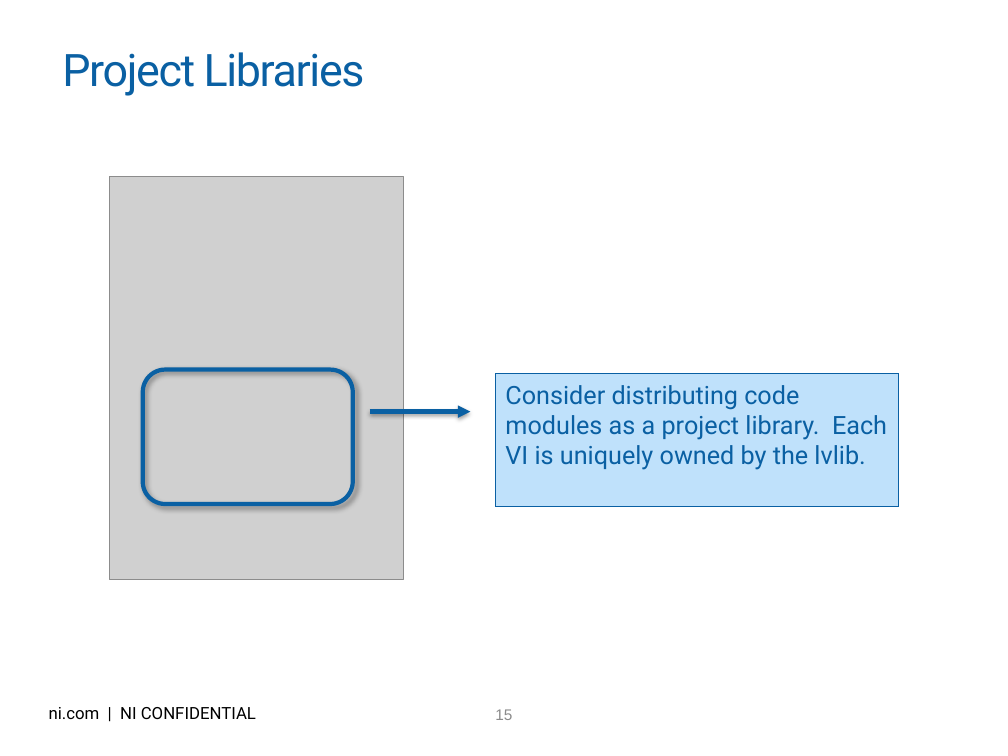
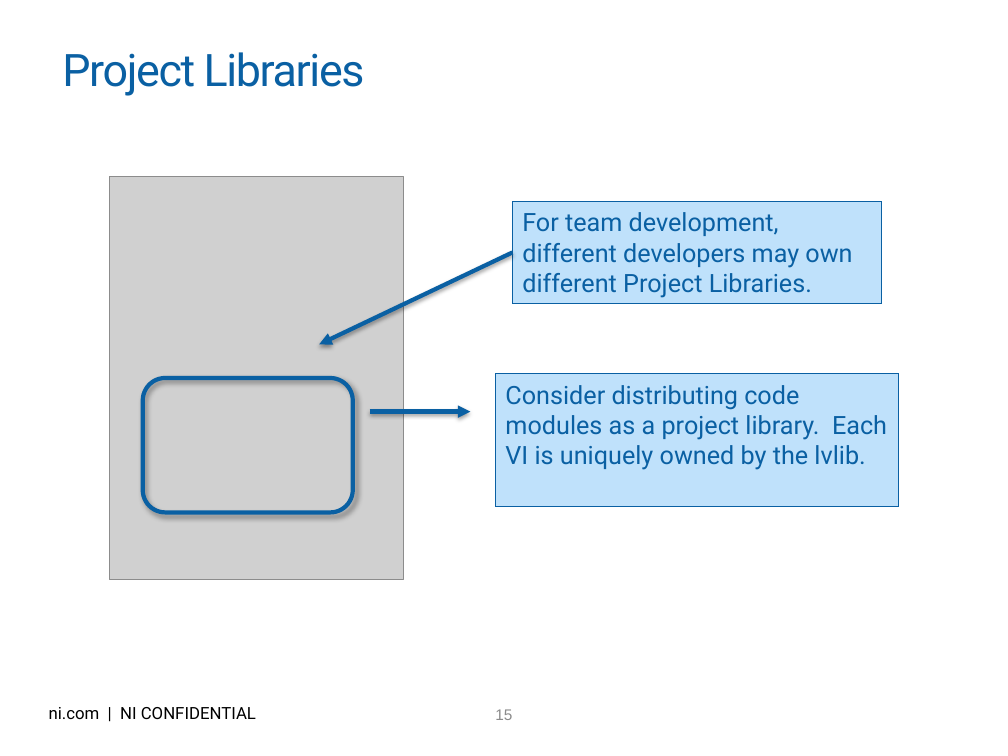
Before and after one commit to njhollenback/Presentations, a slide deck: slide 15 of LV for Advanced Apps - 10 Keys to Success.pptx. Drawn at 1008x756 pixels with LibreOffice and Linux fonts; fonts in the diff are those of the drawing; grey boxes stand for pictures; background and template pictures are left out. Boxes give left, top, right and bottom in pixels: in the first picture for what was removed or moved away, otherwise in the second. Text is boxed around its words. In the diff, an @@ line names an element or a change of style, - is before the commit and + after.

```diff
--- a/LV for Advanced Apps - 10 Keys to Success.pptx
+++ b/LV for Advanced Apps - 10 Keys to Success.pptx
@@ rectangle added at [512, 202, 882, 303], fill #BFE1FB, outline #0A60A3 0.75 pt, 18 pt, text #0A60A3 @@
+For team development, different developers may own different Project Libraries.
@@ arrow added from (512, 252) to (320, 345), #0A60A3 3 pt @@
@@ rounded rectangle: place and size @@
-rounded rectangle at [143, 370, 353, 504]
+rounded rectangle at [143, 378, 353, 512]
```
Also in this commit, not shown: 7 other slides changed, 4 slides added, 3 slides removed.
